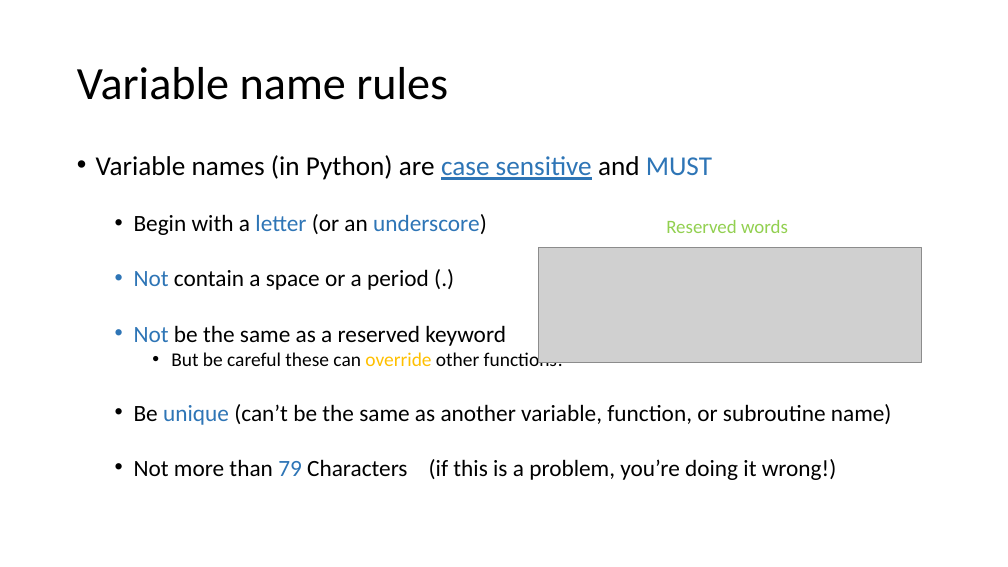
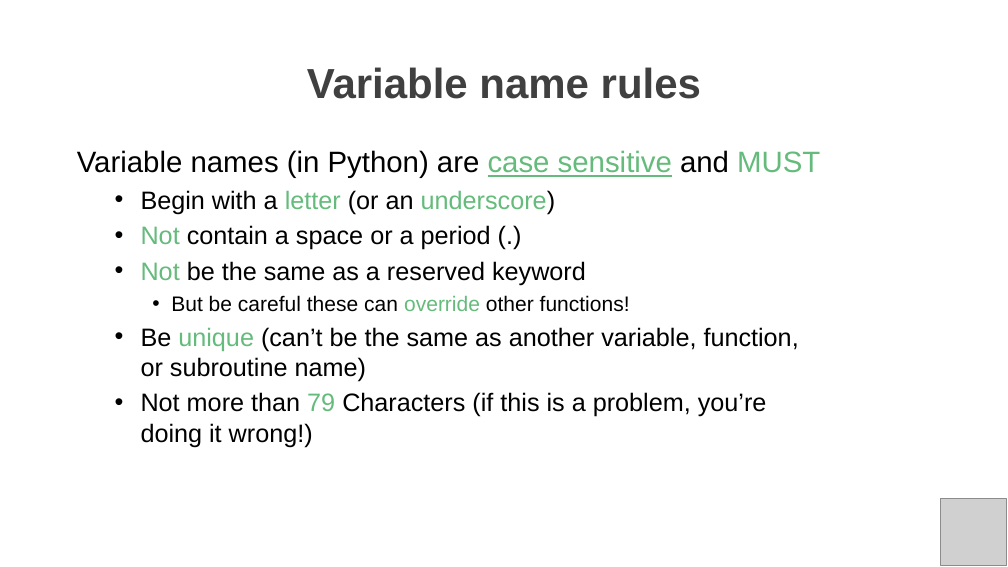
Before and after one commit to PracticumAI/python, a slide deck: slide 4 of presentations/02_variables.pptx. Drawn at 1008x567 pixels with LibreOffice and Linux fonts; fonts in the diff are those of the drawing; grey boxes stand for pictures. Boxes give left, top, right and bottom in pixels: in the first picture for what was removed or moved away, otherwise in the second. Text is boxed around its words. In the diff, an @@ line names an element or a change of style, - is before the commit and + after.

```diff
--- a/presentations/02_variables.pptx
+++ b/presentations/02_variables.pptx
@@ title "Variable name rules" at [307,67,701,99]: size 44 to 40 pt, font Calibri to Arial, text colour #000000 to #404040, bold on; alignment left to centre @@
@@ text "Variable names (in Python) are ...": place and size @@
-text "Variable names (in Python) are ..." at [96,155,892,480]
+text "Variable names (in Python) are ..." at [77,150,820,447]
@@ text "Variable names (in Python) are ..." at [77,150,820,447]: size 25.9 to 28 pt in "Variable names (in Python) are case sensitive ..."; font Calibri to Arial; text colour #2E75B6 to #65BB7B in "case sensitive MUST", "letter underscore)", "Not", "Not" and 2 more places; size 22.2 to 24 pt in "Begin with a letter (or an underscore)", "Not contain a space or a period ...", "Not be the same as a reserved ...", "Be unique (can’t be the same as ..." and 1 more places; size 18.5 to 20 pt in "But be careful these can override other ..."; text colour #FFC000 to #65BB7B in "override"; bullet • to none; line spacing 0.8 to 1 @@
@@ text removed at [666,220,788,233] @@
-Reserved words
@@ picture removed at [538,247,922,363] @@
@@ picture added at [941,499,1007,566] @@
```
Also in this commit, not shown: 19 other slides changed, 5 slides added, 6 slides removed, 2 other files.
